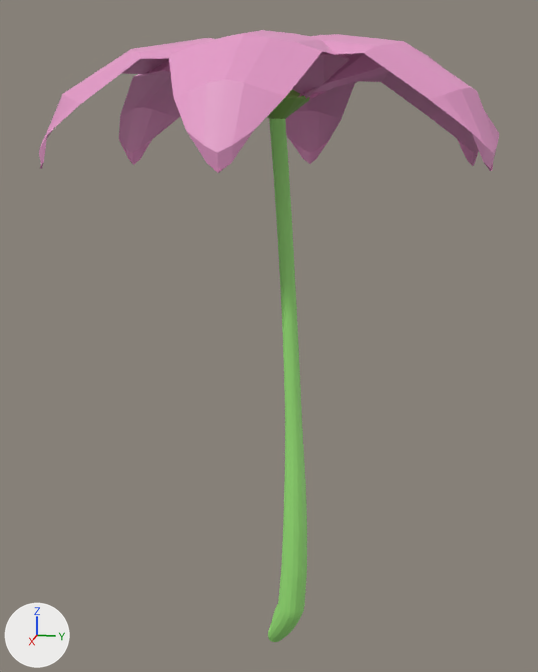
The FBX model BeeRestaurant/Assets/Models/flower1.fbx, before and after one commit.
Camera for both pictures: a 50 mm camera at (7.95, 1.5, 5.22) aimed at (-0.08, -0.11, 3.21). The lights are fixed; the arrows at lower left show +X, +Y and +Z. Where no turn or scale is listed for an object, it has been applied to the vertices. Vertices at the same position are counted once.

Objects in the first picture: 'Petal', 'base', 'stem'.
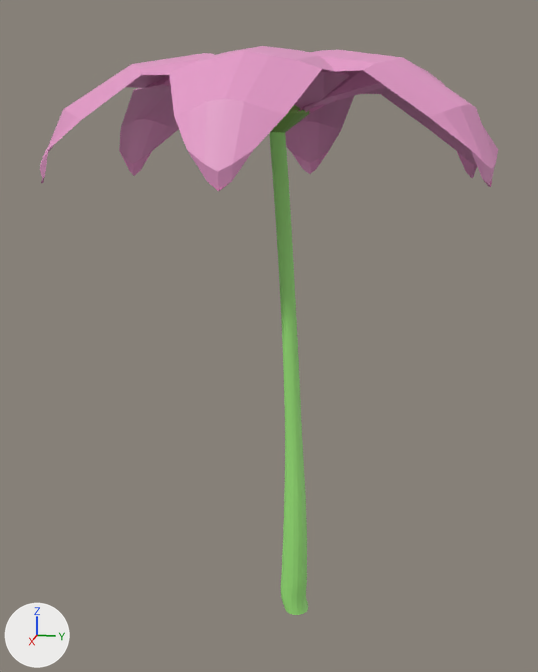
Patch to the scene script:
```diff
--- a/BeeRestaurant/Assets/Models/flower1.fbx.py
+++ b/BeeRestaurant/Assets/Models/flower1.fbx.py
@@ me_circle_002 @@
 # used by ob_stem; location = (0.0, 0.02, -0.51)
-me_circle_002.from_pydata(...)  # 3363 vertices, 2960 faces; spans x -0.19..0.27, y -0.11..0.37, z -0.18..6.16
+me_circle_002.from_pydata(...)  # 3116 vertices, 2784 faces; spans x -0.19..0.28, y -0.11..0.39, z 0.53..6.16
+# me_circle_002 part 1: 30 vertices moved from x -0.04..0.27, y 0.04..0.36, z 0.61..0.72 to x -0.03..0.28, y 0.08..0.38, z 0.6..0.72; 246 vertices removed from x -0.15..0.27, y -0.11..0.35, z -0.18..0.72; 22 vertices added at x -0.04..0.28, y 0.07..0.39, z 0.53..0.72
 me_circle_002.materials.append(mat_material_001)
@@ ob_stem @@
 ob_stem = bpy.data.objects.new('stem', me_circle_002)
-ob_stem.location = (0.0, 0.02, -0.51)
+ob_stem.location = (0.0, 0.02, -0.64)
@@ ob_base @@
 ob_base = bpy.data.objects.new('base', me_circle_001)
-ob_base.location = (0.0, 0.0, 5.71)
+ob_base.location = (0.0, 0.0, 5.58)
@@ ob_petal @@
 ob_petal = bpy.data.objects.new('Petal', me_circle)
-ob_petal.location = (0.0, 0.0, 5.54)
+ob_petal.location = (0.0, 0.0, 5.4)
```

Location of each change, (x1, y1, x2, y2) in pixels of the pictures (538 x 672 px):
'Petal', moved: before (39, 30, 499, 173); after (40, 46, 498, 191)
'stem', reshaped, moved (8% shorter): before (268, 119, 307, 642); after (269, 132, 308, 615)
'base', moved: before (267, 90, 310, 119); after (271, 105, 309, 133)
part 1 of me_circle_002, cut back: before (268, 583, 306, 642); after (281, 595, 308, 615)
